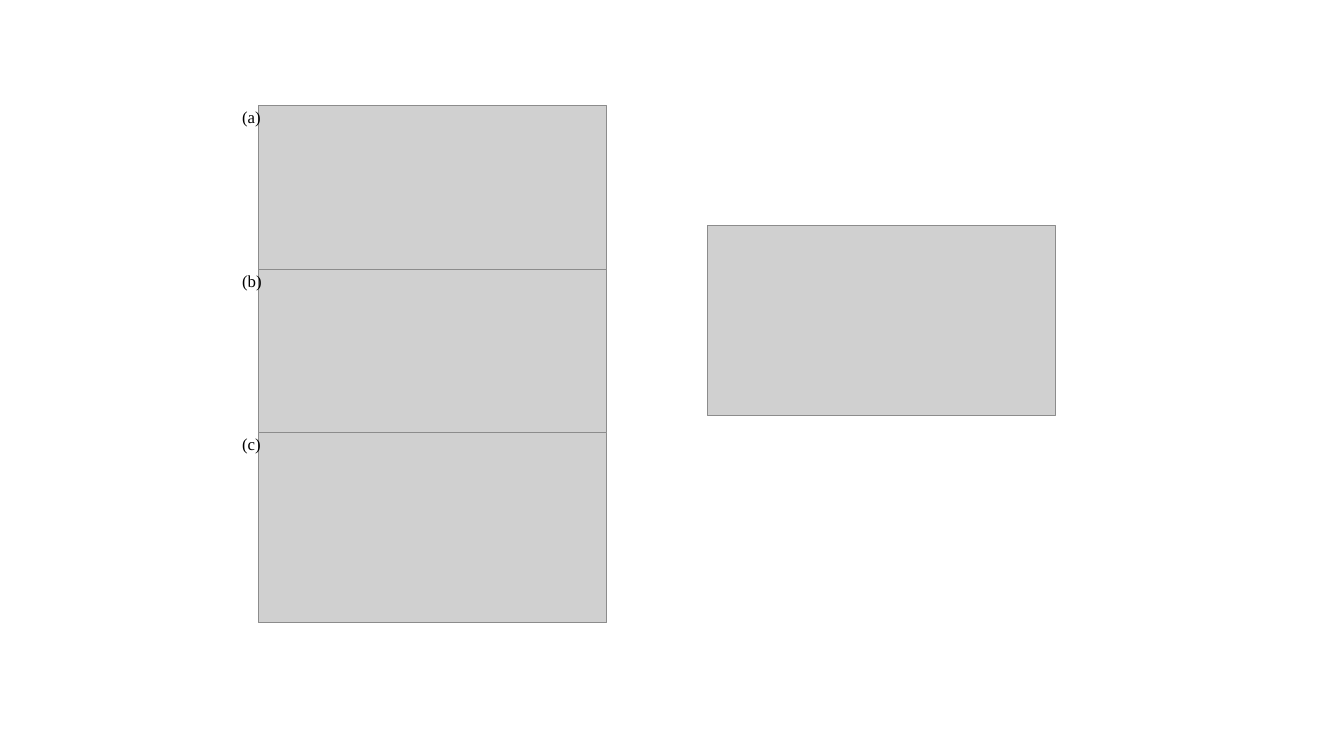
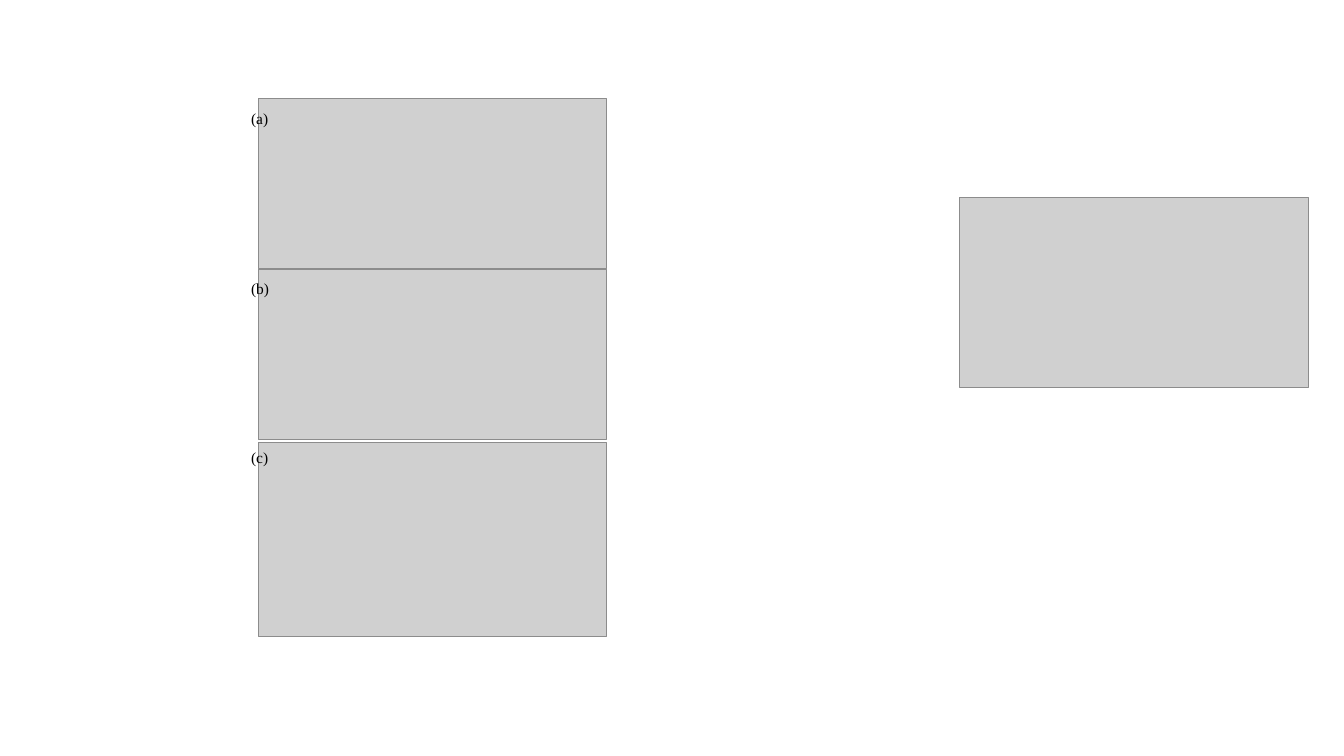
Before and after one commit to RobertXii/BaF-Error-Signal-Simulation, a slide deck: slide 2 of Figures/Final/Figure Edits.pptx. Drawn at 1344x756 pixels with LibreOffice and Linux fonts; fonts in the diff are those of the drawing; grey boxes stand for pictures. Boxes give left, top, right and bottom in pixels: in the first picture for what was removed or moved away, otherwise in the second. Text is boxed around its words. In the diff, an @@ line names an element or a change of style, - is before the commit and + after.

```diff
--- a/Figures/Final/Figure Edits.pptx
+++ b/Figures/Final/Figure Edits.pptx
@@ text "(a)" moved from (x1=242, y1=110, x2=261, y2=128) to (x1=251, y1=111, x2=268, y2=127) @@
@@ picture resized from (x1=258, y1=106, x2=607, y2=269) to (x1=258, y1=99, x2=607, y2=269) @@
@@ picture moved from (x1=708, y1=226, x2=1057, y2=415) to (x1=960, y1=198, x2=1309, y2=387) @@
@@ picture resized from (x1=258, y1=269, x2=607, y2=433) to (x1=258, y1=269, x2=607, y2=440) @@
@@ text "(b)" moved from (x1=242, y1=273, x2=262, y2=291) to (x1=251, y1=281, x2=269, y2=297) @@
@@ size 12 to 11 pt in 3 elements at (x1=251, y1=111, x2=268, y2=127), (x1=251, y1=281, x2=269, y2=297), (x1=251, y1=451, x2=268, y2=467) @@
@@ text "(c)" moved from (x1=242, y1=437, x2=261, y2=455) to (x1=251, y1=451, x2=268, y2=467) @@
@@ picture resized from (x1=258, y1=433, x2=607, y2=622) to (x1=258, y1=443, x2=607, y2=636) @@
```
Also in this commit, not shown: 6 other files.
